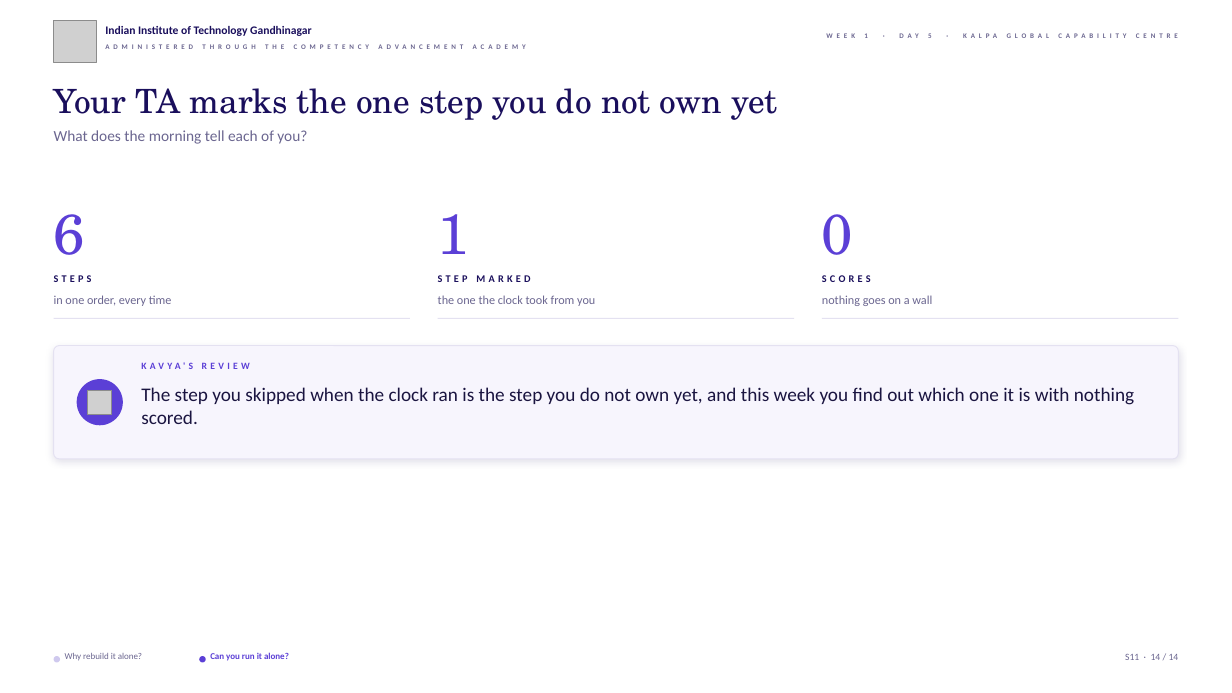
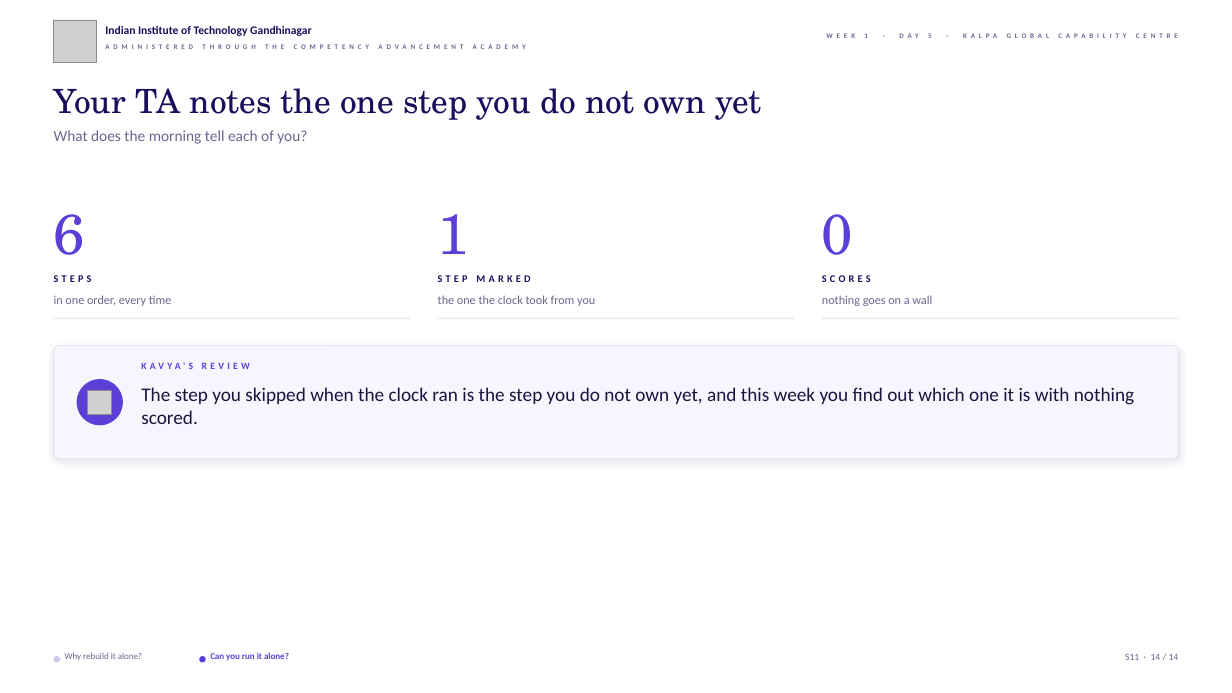
Before and after one commit to fde-academy-lab/c2-content-factory, a slide deck: slide 14 of content/W01/D5/slides/C2_W01_D05_lab_STUDENT.pptx. Drawn at 1232x693 pixels with LibreOffice and Linux fonts; fonts in the diff are those of the drawing; grey boxes stand for pictures; background and template pictures are left out. Boxes give left, top, right and bottom in pixels: in the first picture for what was removed or moved away, otherwise in the second. Text is boxed around its words. In the diff, an @@ line names an element or a change of style, - is before the commit and + after.

```diff
--- a/content/W01/D5/slides/C2_W01_D05_lab_STUDENT.pptx
+++ b/content/W01/D5/slides/C2_W01_D05_lab_STUDENT.pptx
@@ text at (x1=54, y1=88, x2=761, y2=120): text changed @@
-Your TA marks the one step you do not own yet
+Your TA notes the one step you do not own yet
```
Also in this commit, not shown: 3 other files.
